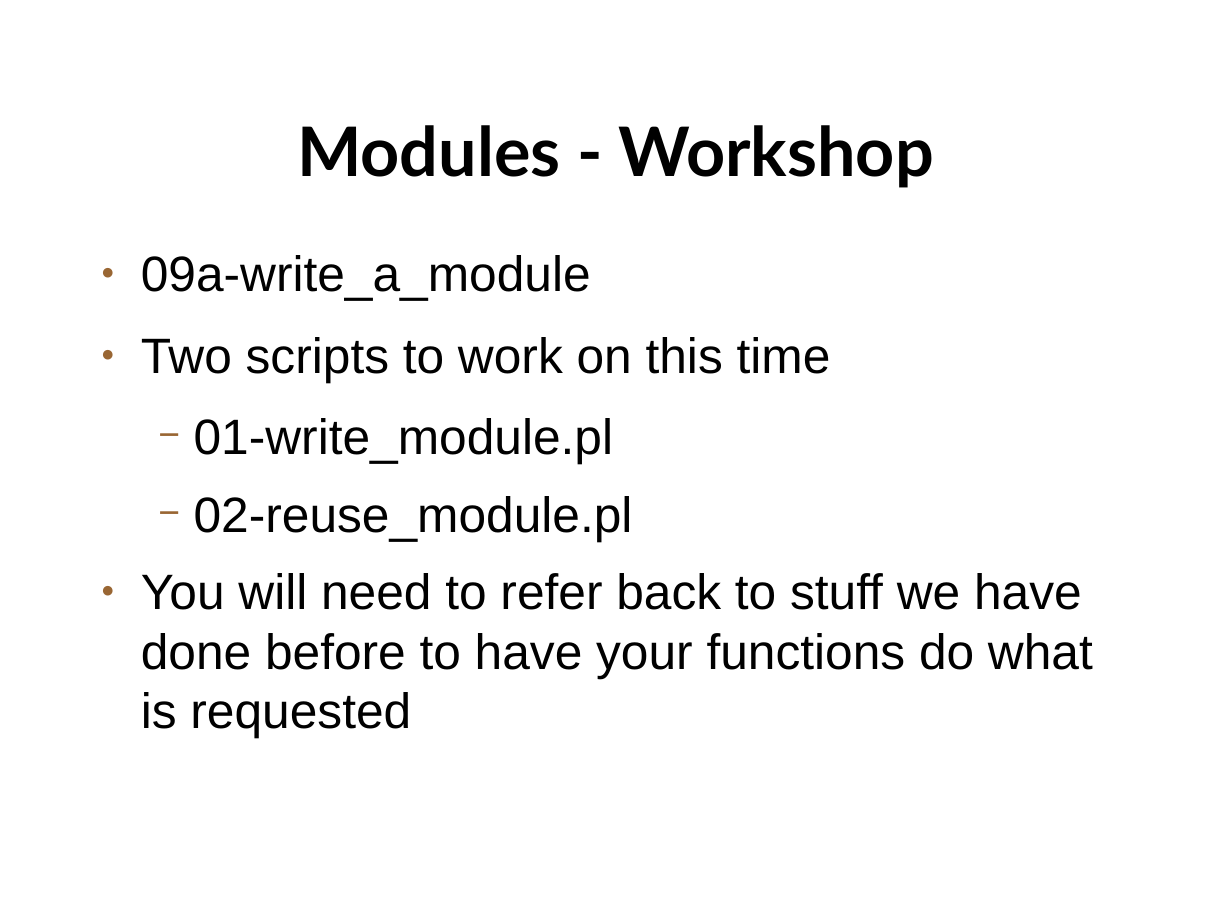
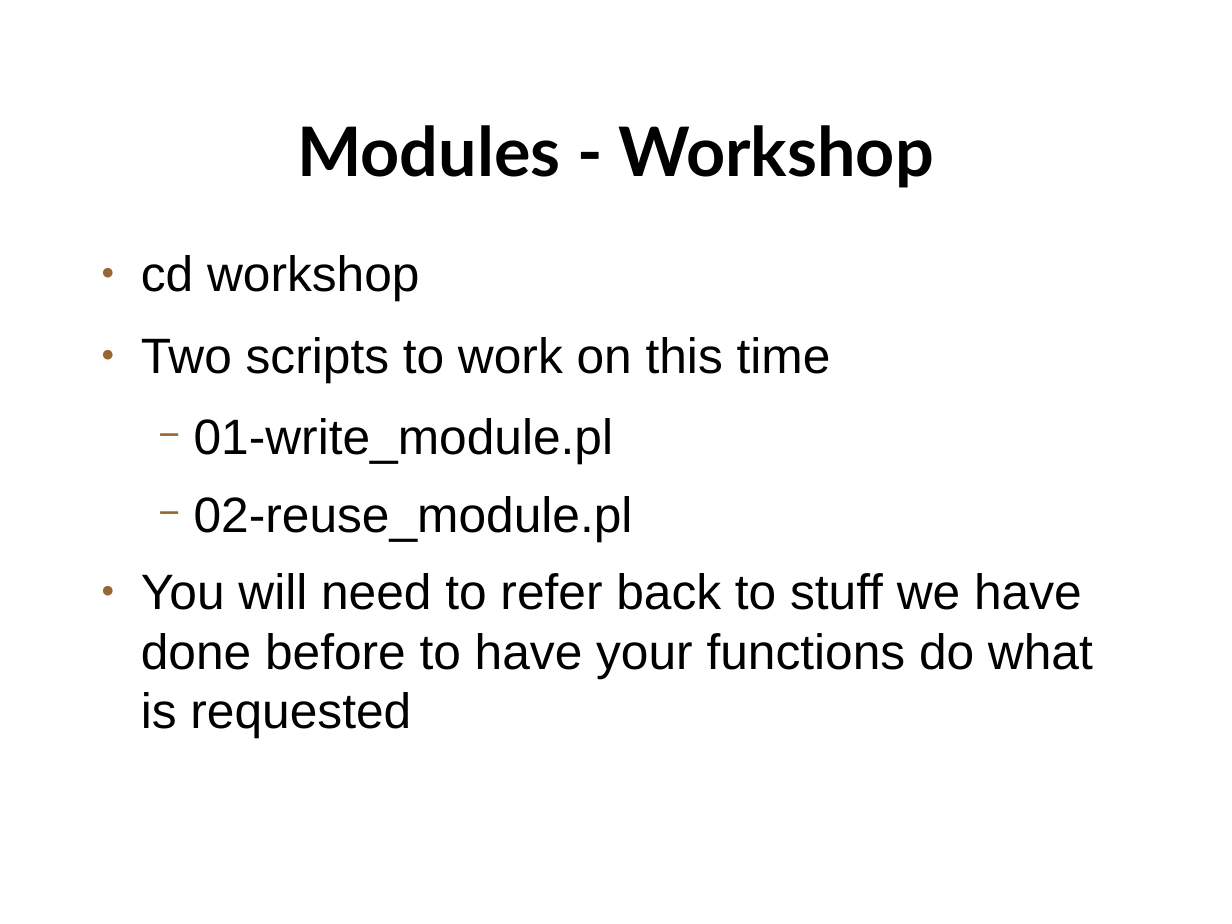
Before and after one commit to setitesuk/basic_perl_course, a slide deck: slide 28 of 13-modules/modules.odp. Drawn at 1232x924 pixels with LibreOffice and Linux fonts; fonts in the diff are those of the drawing; background and template pictures are left out. Boxes give left, top, right and bottom in pixels: in the first picture for what was removed or moved away, otherwise in the second. Text is boxed around its words. In the diff, an @@ line names an element or a change of style, - is before the commit and + after.

```diff
--- a/13-modules/modules.odp
+++ b/13-modules/modules.odp
@@ text at (141,255,420,301): text changed @@
-● 09a-write_a_module
+● cd workshop
```
Also in this commit, not shown: 3 other files.
